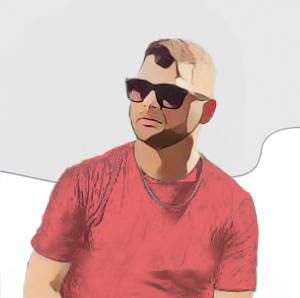
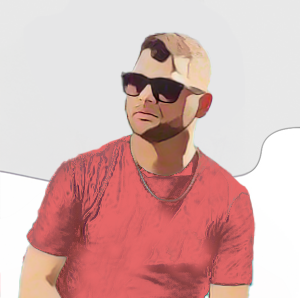
The second (300, 298) image is a revision of the first. Changes to its layers:
painted on "Layer 2" over [17, 31, 260, 298]
painted on "Generative Fill", unmasked it over [17, 31, 260, 298]
removed layer "Layer 0" over [17, 31, 260, 298]
